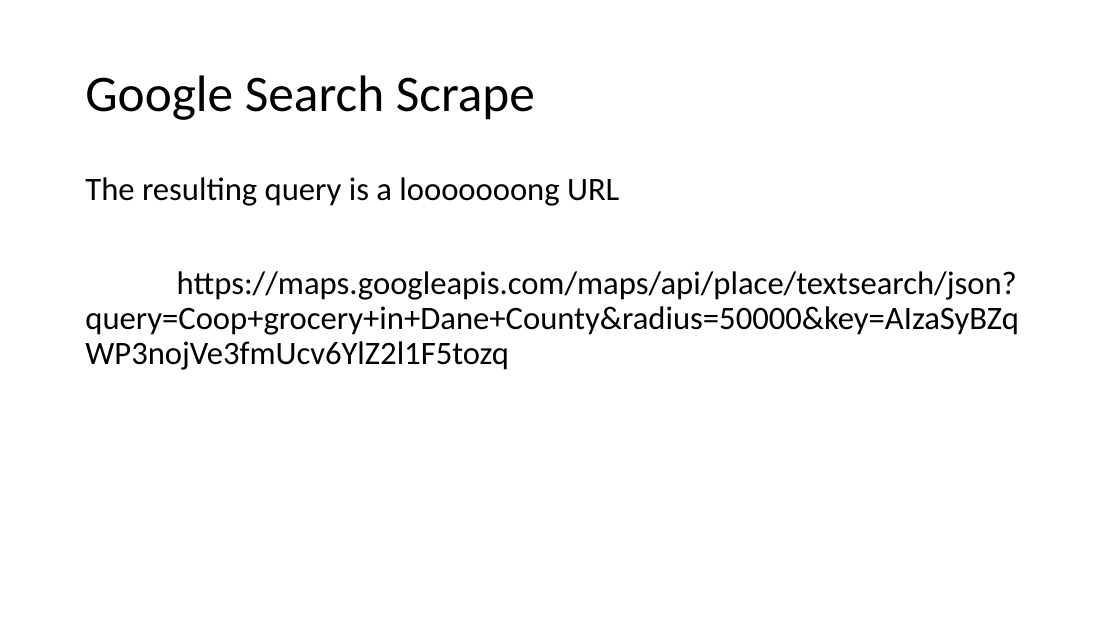
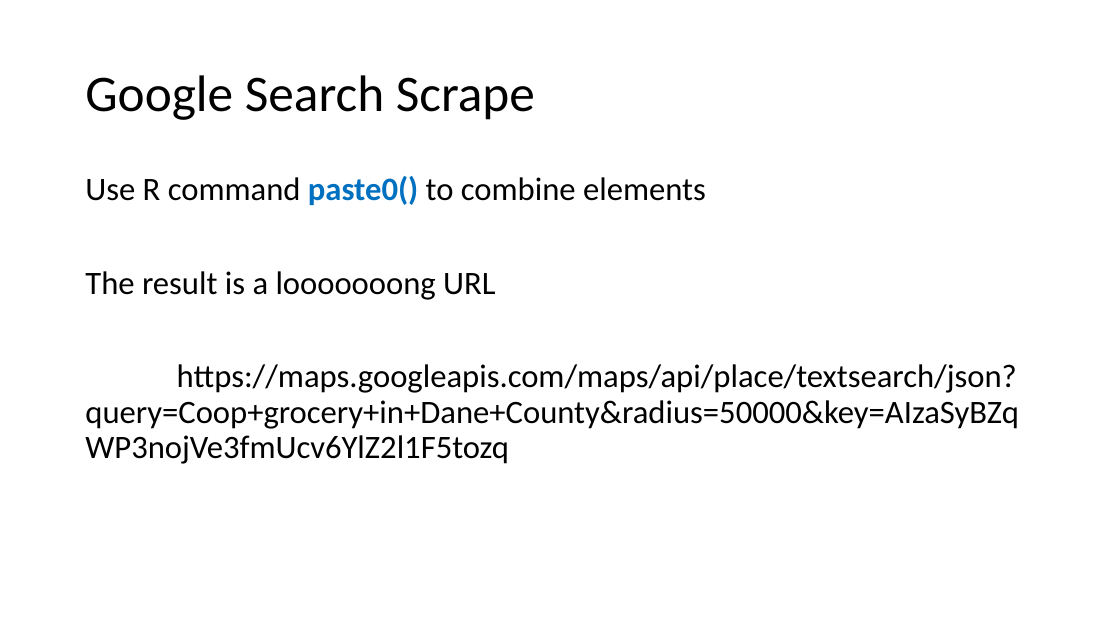
Before and after one commit to nrjjones/BuildingContextualData, a slide deck: slide 39 of presentation/Jones - Contextual Data Presentation.pptx. Drawn at 1120x630 pixels with LibreOffice and Linux fonts; fonts in the diff are those of the drawing. Boxes give left, top, right and bottom in pixels: in the first picture for what was removed or moved away, otherwise in the second. Text is boxed around its words. In the diff, an @@ line names an element or a change of style, - is before the commit and + after.

```diff
--- a/presentation/Jones - Contextual Data Presentation.pptx
+++ b/presentation/Jones - Contextual Data Presentation.pptx
@@ text at [85,176,706,300]: text changed @@
-The resulting query is a looooooong URL
+Use R command paste0() to combine elements
+The result is a looooooong URL
```
Also in this commit, not shown: 8 other slides changed.
